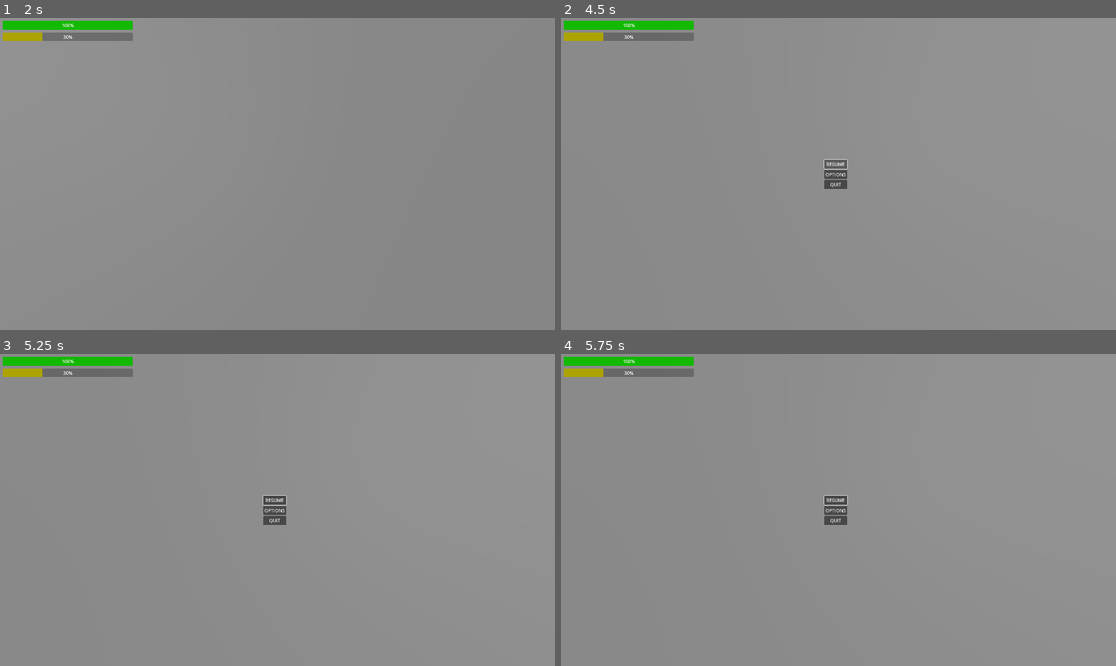
Above: before the commit, frames 1-4 (two rows, left to right).
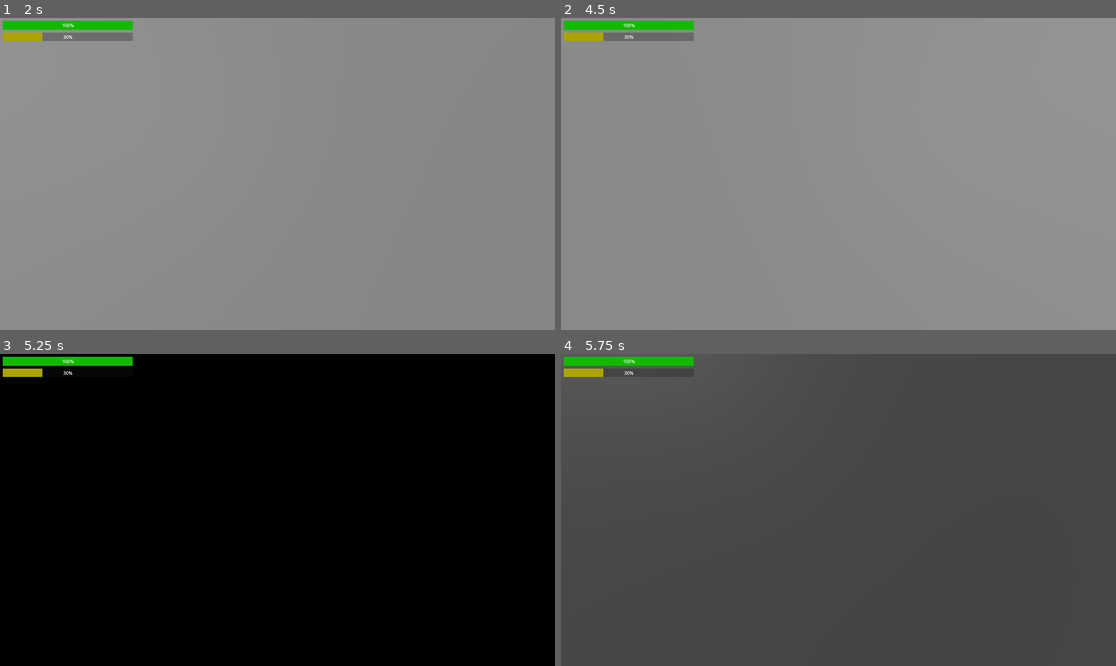
Above: after the commit, the same moments.

Repository: zalt00/SlipFeetpics
Game: Godot game, scene res://scenes/picking_up_demo.tscn
Same seed, same stepped clock (60 frames per second), same inputs: the game is played once before the commit and once after it. The project has no main scene, so this scene is started directly.
Inputs (mouse positions are in pixels of both pictures, inside the frame that each line leads up to):
- Up to frame 1 (2 s): tap Enter (pause) at 0.5 s; move the mouse to (305, 174) at 0.52 s; hold W (avant) from 0.53 s (still down); tap S (arrière) at 0.6 s; tap Space at 1.25 s; move the mouse to (249, 174) at 1.27 s; click (249, 174) at 1.35 s
- Up to frame 2 (4.5 s): tap Enter (pause) at 2, 3.5 s; move the mouse to (849, 167) at 2.02 s; tap Middle mouse button (tirer_secondaire) at 2.1 s; tap Space at 2.75 s; move the mouse to (832, 180) at 2.77 s; right-click (832, 180) at 2.85 s; move the mouse to (877, 177) at 3.52 s; tap Z at 3.6 s; tap Escape (echap) at 4.15 s; release W (avant) at 4.25 s; click (838, 164) at 4.25 s, where only the run after the commit has a clickable "RESUME"
- Up to frame 3 (5.25 s): tap Space at 5 s; drag from (111, 463) to (194, 432) at 5.02 s
- Up to frame 4 (5.75 s): no input

Frame 1 is identical in both runs. In frame 2, 0.4% of the frame differs, in the area x 47-52%, y 45-55%; in frame 3, 99%, in the area x 0-100%, y 0-100%; in frame 4, 99%.

Commit message:
menu_echap_ouais

Diff:
--- a/scenes/fps_player.tscn
+++ b/scenes/fps_player.tscn
@@ -8,7 +8,6 @@
 [ext_resource type="Theme" uid="uid://dpyaubnhngg7k" path="res://themes/health_bar.tres" id="5_we0pa"]
 [ext_resource type="PackedScene" uid="uid://b8gugxppn8f61" path="res://scenes/antimatter_grenade_launcher.tscn" id="7_8lwy5"]
 [ext_resource type="PackedScene" uid="uid://c43sspky0a7b" path="res://scenes/Echap.tscn" id="7_u1o4s"]
-[ext_resource type="AudioStream" uid="uid://dtdajr57g46uj" path="res://sounds/whoosh.mp3" id="9_fmnkt"]
 
 [sub_resource type="BoxMesh" id="BoxMesh_bn3hq"]
 size = Vector3(0.1, 1.8, 0.1)
@@ -38,9 +37,6 @@
 
 [node name="AntimatterPlayer" parent="cam_helper/Camera3D" instance=ExtResource("3_p4fqn")]
 transform = Transform3D(1, 0, 0, 0, 1, 0, 0, 0, 1, 0, 0, 0)
-
-[node name="AntimatterGrenadeLauncher" parent="cam_helper" instance=ExtResource("7_8lwy5")]
-transform = Transform3D(1, 0, 0, 0, 1, 0, 0, 0, 1, 0, -0.0599663, -0.547279)
 
 [node name="position_helper" type="Node3D" parent="."]
 transform = Transform3D(1, 0, 0, 0, 1, 0, 0, 0, 1, 0, -0.049369, 0)
@@ -95,5 +91,4 @@
 
 [node name="Echap" parent="." instance=ExtResource("7_u1o4s")]
 
-[node name="sounds" type="AudioStreamPlayer" parent="."]
-stream = ExtResource("9_fmnkt")
+[node name="AntimatterGrenadeLauncher" parent="." instance=ExtResource("7_8lwy5")]
--- a/scripts/Echap.gd
+++ b/scripts/Echap.gd
@@ -3,19 +3,18 @@
 @onready var principal = $Principal
 @onready var options = $Options
 
-var menu = false
+var pause = false
 
 func _ready():
-	menu = false
+	pause = false
 	principal.visible = false
 	options.visible = false
 	process_mode = Node.PROCESS_MODE_PAUSABLE
 
 func _on_resume_pressed():
-	get_tree().paused = false
 	Input.set_mouse_mode(Input.MOUSE_MODE_CAPTURED)
 	principal.visible = false
-	menu = false
+	pause = false
 
 func _on_options_pressed():
 	principal.visible = false
@@ -31,14 +30,12 @@
 
 func _input(event):
 	if Input.is_action_just_pressed("echap"):
-		if not menu:
-			get_tree().paused = true
+		if not pause:
 			Input.set_mouse_mode(Input.MOUSE_MODE_VISIBLE)
 			principal.visible = true
-			menu = true
+			pause = true
 		else:
-			get_tree().paused = false
 			Input.set_mouse_mode(Input.MOUSE_MODE_CAPTURED)
 			principal.visible = false
 			options.visible = false
-			menu = false
+			pause = false
--- a/scripts/player.gd
+++ b/scripts/player.gd
@@ -17,7 +17,7 @@
 @onready var progress_bar := $HUD/IlluminationLevel
 @onready var health_bar = $HUD/BarHealth
 @onready var antimatter_shotgun := $cam_helper/Camera3D/AntimatterPlayer
-@onready var antimatter_grenade_launcher: Node3D = $cam_helper/AntimatterGrenadeLauncher
+@onready var antimatter_grenade_launcher: Node3D = $AntimatterGrenadeLauncher
 
 @export var resume_scene := "res://scenes/test_scenes/level_1_test_amedee.tscn"
 @export var breakable: CSGCombiner3D
@@ -47,7 +47,6 @@
 	if Input.is_action_just_pressed("ui_accept") and dt < 0.5:
 		velocity.y = JUMP_VELOCITY * (illum_level + 0.6)
 		dt = 999999.0
-		$sounds.play()
 
 	# Get the input direction and handle the movement/deceleration.
 	# As good practice, you should replace UI actions with custom gameplay actions.
@@ -111,7 +110,7 @@
 
 func _input(event):
 	# Receives mouse motion
-	if event is InputEventMouseMotion and not $Echap.menu:
+	if event is InputEventMouseMotion and not $Echap.pause:
 		_mouse_position = event.relative
 
 func _on_modify_health_pressed(attack = 10):
Not shown: 1 places in scenes/fps_player.tscn that only renumber resources
